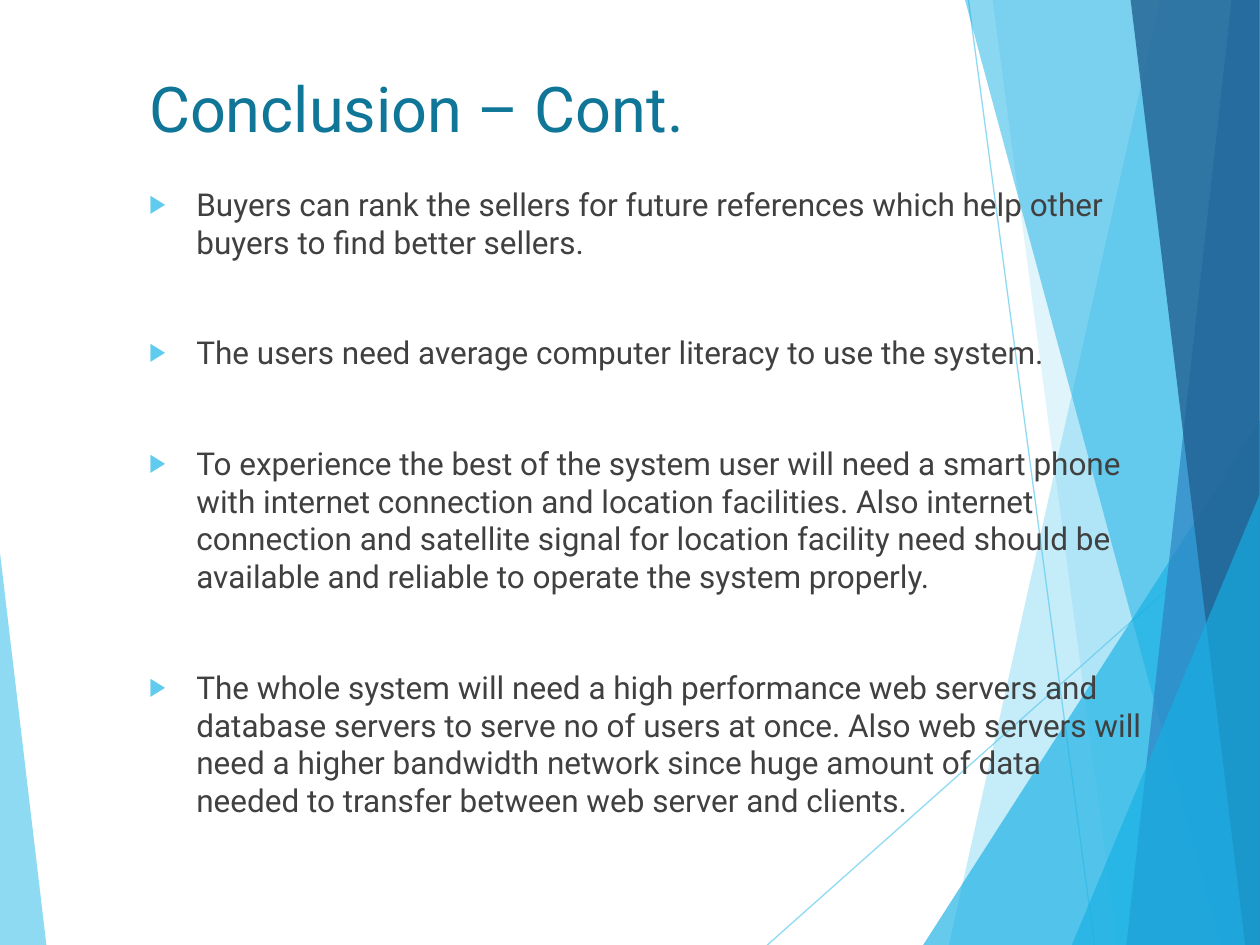
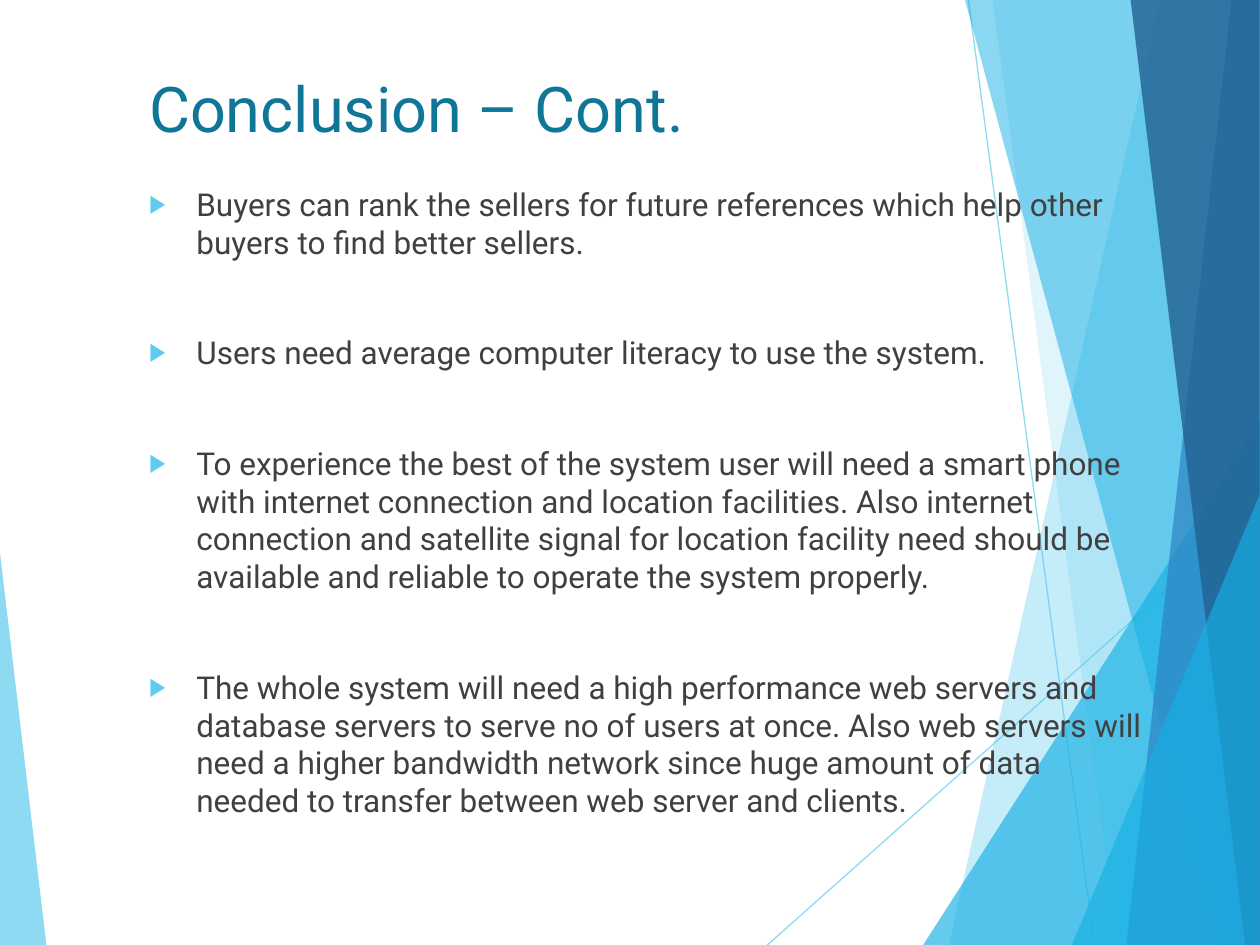
Before and after one commit to isurudewasurendra/SappuSavari, a slide deck: slide 25 of documentation/Location Based Mobile Marketing System.pptx (slide 23 before the commit). Drawn at 1260x945 pixels with LibreOffice and Linux fonts; fonts in the diff are those of the drawing. Boxes give left, top, right and bottom in pixels: in the first picture for what was removed or moved away, otherwise in the second. Text is boxed around its words. In the diff, an @@ line names an element or a change of style, - is before the commit and + after.

```diff
--- a/documentation/Location Based Mobile Marketing System.pptx
+++ b/documentation/Location Based Mobile Marketing System.pptx
@@ text at bbox=[196, 340, 986, 371]: text changed @@
-▶ The users need average computer literacy to use the system.
+▶ Users need average computer literacy to use the system.
```
Also in this commit, not shown: 4 other slides changed, 3 slides added, 1 slide removed, 8 other files.
